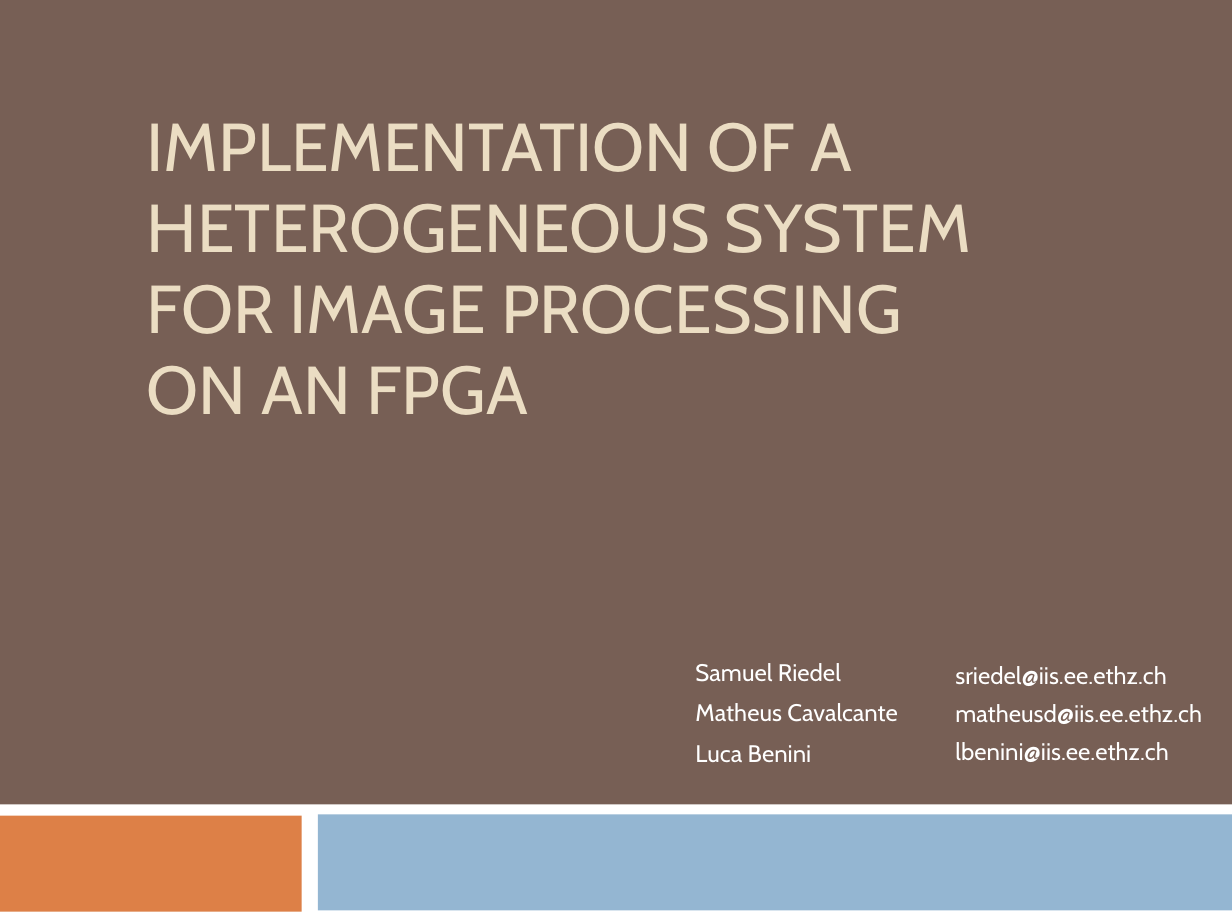
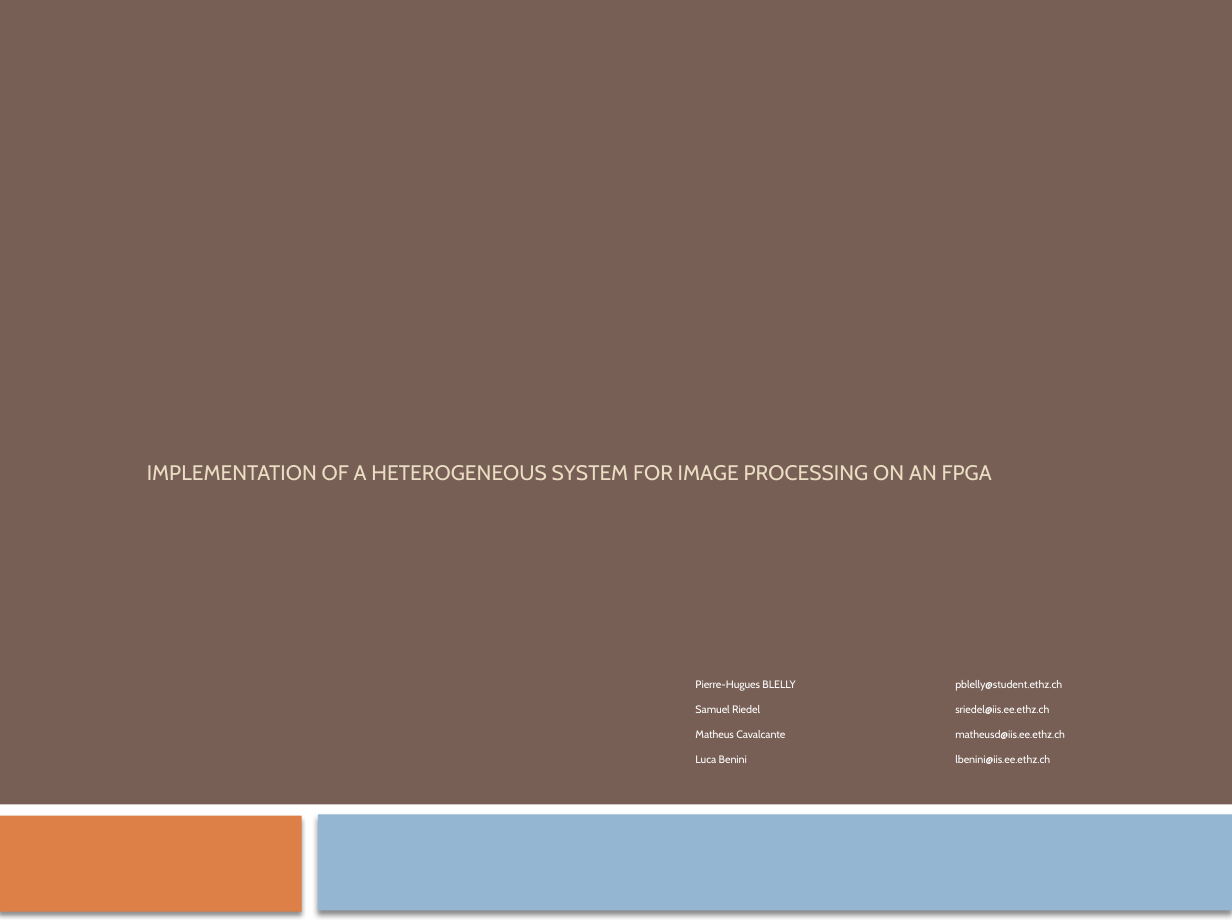
Before and after one commit to oriphi/ReportProject, a slide deck: slide 1 of Presentation/PresentationProjet.pptx. Drawn at 1232x924 pixels with LibreOffice and Linux fonts; fonts in the diff are those of the drawing. Boxes give left, top, right and bottom in pixels: in the first picture for what was removed or moved away, otherwise in the second. Text is boxed around its words. In the diff, an @@ line names an element or a change of style, - is before the commit and + after.

Commit message:
Improved implementation section after review 5

```diff
--- a/Presentation/PresentationProjet.pptx
+++ b/Presentation/PresentationProjet.pptx
@@ text "IMPLEMENTATION OF A HETEROGENEOUS SYSTEM ..." at bbox=[147, 465, 992, 480]: size 39.6 to 12.3 pt @@
@@ text at bbox=[695, 680, 795, 691]: paragraph added @@
+Pierre-Hugues BLELLY
@@ text at bbox=[955, 680, 1062, 691]: paragraph added @@
+pblelly@student.ethz.ch
@@ text at bbox=[695, 705, 785, 763]: size 14 to 6.3 pt in "Samuel Riedel", "Matheus Cavalcante", "Luca Benini" @@
@@ text at bbox=[955, 705, 1065, 764]: size 14 to 6.3 pt in "sriedel@iis.ee.ethz.ch", "matheusd@iis.ee.ethz.ch", "lbenini@iis.ee.ethz.ch"; line spacing 0.9 to 1 @@
@@ shadow on in 3 elements at bbox=[0, 804, 1232, 924], bbox=[0, 816, 302, 912], bbox=[318, 814, 1232, 910] @@
```
Also in this commit, not shown: 13 other slides changed, 8 other files.
